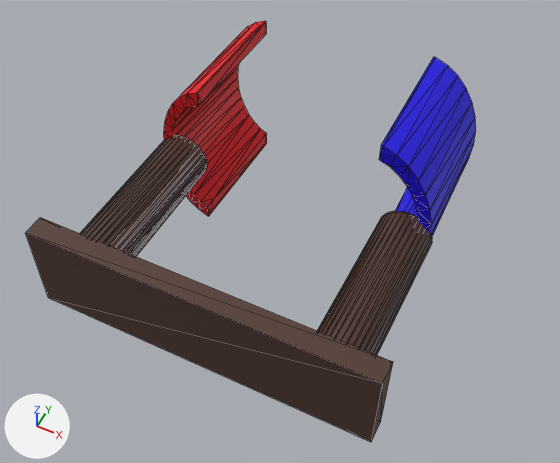
Two versions of the COLLADA model exp2Faraday/assets/base.dae, one commit apart.
Camera for both pictures: a 50 mm lens placed at (1.81, -2.31, 4.14), pointed at (0.06, 1.19, -0.23). Every picture has the same lights, and +X, +Y and +Z are marked at lower left. Mesh edges are drawn as thin lines.

Names of what the first picture shows: 'Cono.004'.
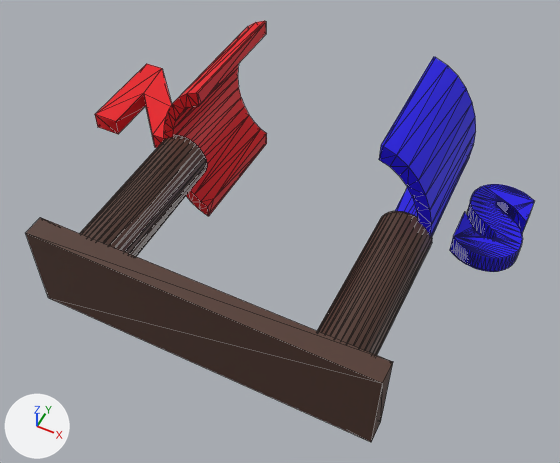
Location of each change, [x1, y1, x2, y2] in pixels of the pictures (560 x 463 px):
'Text.001', added (blue): after [450, 184, 534, 272]
'Text', added (red): after [95, 64, 172, 148]

The change, as a diff of the scene's bpy script:
```diff
--- a/exp2Faraday/assets/base.dae.py
+++ b/exp2Faraday/assets/base.dae.py
@@ mat_material_020 @@
+mat_material_020 = principled_material('Material.020')
+mat_material_020.base_color = (0.00972, 0.0, 0.799)  # blue #1900e7
@@ me_text @@
+me_text.from_pydata(...)  # 20 vertices, 36 faces; spans x 0.014..0.766, y -0.06..0.742, z -0.07..0.07
+me_text.materials.append(mat_material_125)  # red #e70013
@@ me_text_001 @@
+me_text_001.from_pydata(...)  # 244 vertices, 484 faces; spans x -0.01..0.476, y -0.059..0.741, z -0.08..0.08
+me_text_001.materials.append(mat_material_020)  # blue #1900e7
@@ ob_text @@
+ob_text = bpy.data.objects.new('Text', me_text)
+ob_text.location = (-1.901, 1.641, -0.177)
@@ ob_text_001 @@
+ob_text_001 = bpy.data.objects.new('Text.001', me_text_001)
+ob_text_001.location = (1.249, 1.712, -0.324)
```
